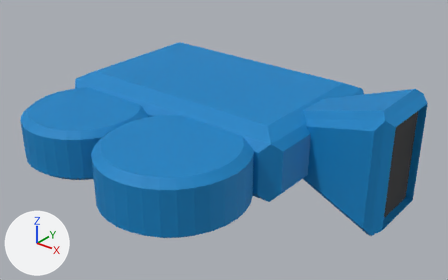
One commit to the OBJ model Editor/resources/editor/Camera.obj: the scene before it, then after it.
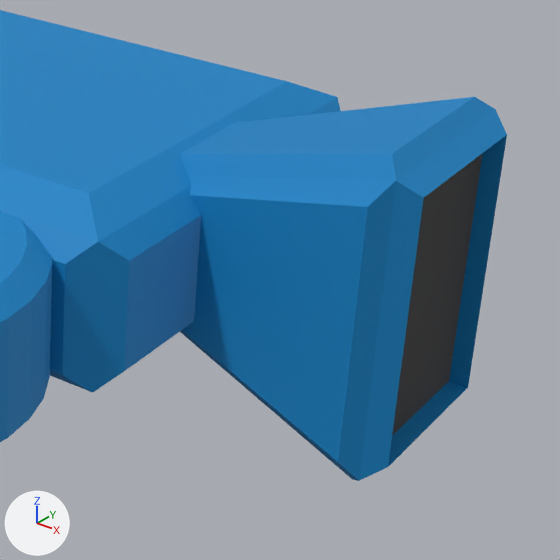
Each version is shown whole from a camera (50 mm lens) standing at (5.08, -6.32, 3.45) and looking at (0.56, -0.68, -0.05), then close up on the part from 52% to 100% of the width and 18% to 95% of the height. Lighting does not change. The marker at lower left points along +X, +Y and +Z. Where no turn or scale is listed for an object, it has been applied to the vertices.

In view in the first close-up: 'Camera'.
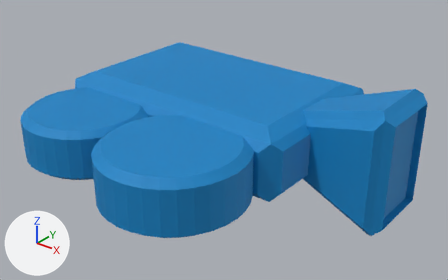
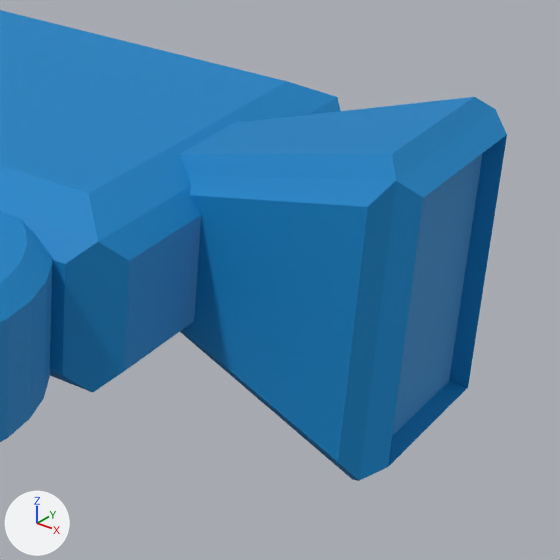
The newer file is also rescaled (x20.0), turned or shifted as a whole; pictures and numbers use the older file's frame.

Changed parts and their boxes [x1, y1, x2, y2] in the close-ups (560 x 560 px):
'Camera', surface changed: [388, 138, 506, 465] in both

Edits to the bpy script that builds the scene:
```text
Change mat_material_001:
    mat_material_001.texture: img_camtexblack_png -> img_camtex_png
```
